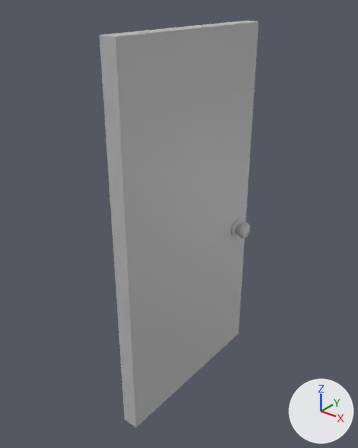
An edit to the FBX model Dissertation/Assets/Art/Objects/Door.fbx, drawn before and after from the same camera.
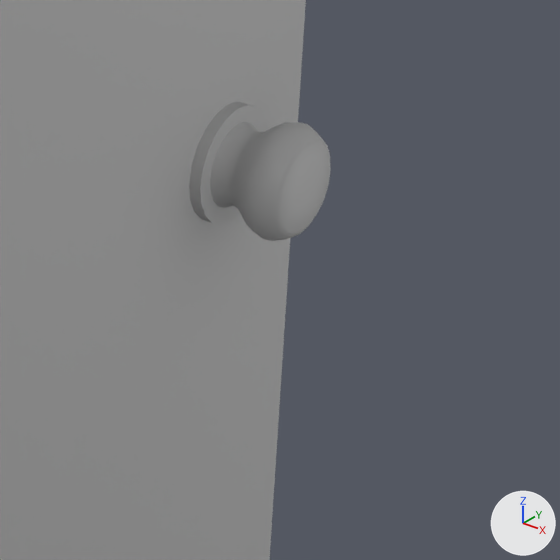
Old and new are each drawn whole from a 50 mm lens placed at (2.155, -2.829, 1.758), pointed at (-0.075, -0.042, 0.029) and again close up on the part from 57% to 79% of the width and 46% to 63% of the height. The axes (+X, +Y, +Z) are drawn at lower right. The lights are the same throughout. Where no turn or scale is listed for an object, it has been applied to the vertices.

Objects in the first close-up: 'Door'.
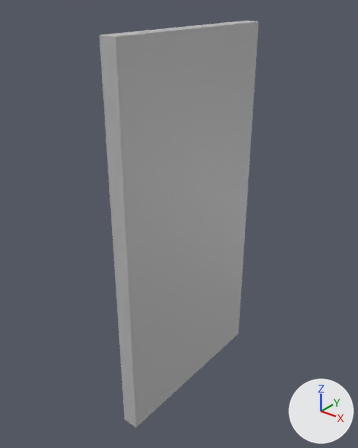
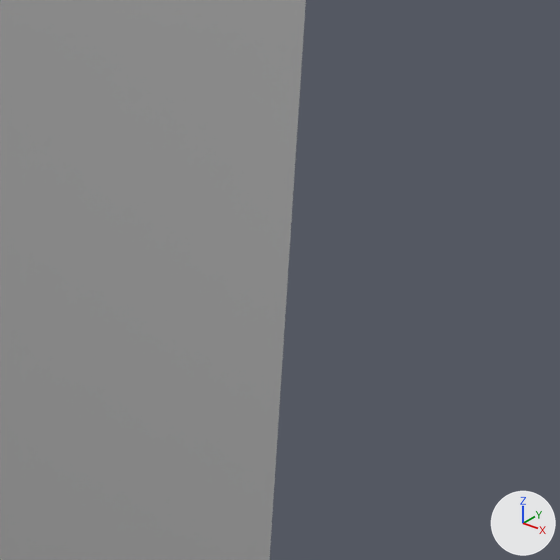
Scene script edits in JSON lines:
```json
{"block": "me_mesh", "where": "me_mesh.from_pydata(...)  # 498 vertices, 494 faces; spans x -0.18..0.18, y -0.77..0.77, z -1.49..1.49"}
{"block": "me_mesh", "where": "# used by ob_door; location = (0.0, 0.0, 0.0)"}
{"block": "me_mesh", "change": "me_mesh part 1: the loose piece of 221 vertices spanning x 0.06..0.18, y 0.52..0.67, z -0.28..-0.13 is deleted"}
```

Where the change shows, as pixel boxes [x1, y1, x2, y2] in the close-ups (560 x 560 px):
```json
{"object": "Door", "change": "reshaped", "before": [0, 0, 331, 560], "after": [0, 0, 306, 560]}
{"part": 1, "of": "me_mesh", "change": "deleted", "before": [189, 102, 331, 241]}
```
